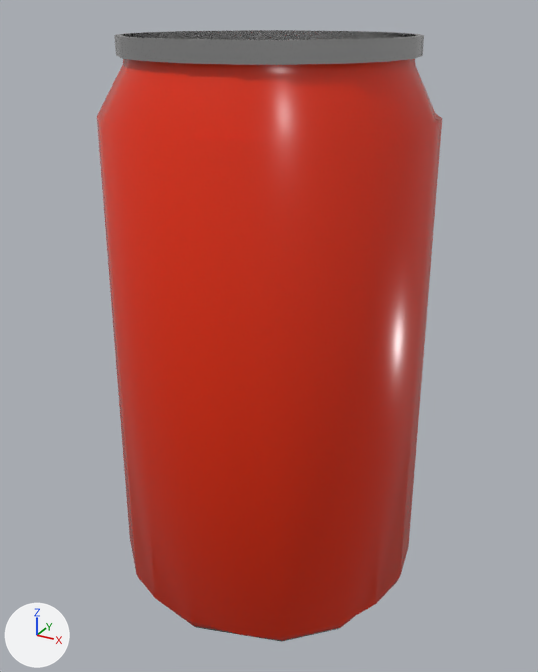
A saved change to the Blender file Assets/Models/Props/soder.blend.
Both versions are drawn from a 50 mm camera at (0.0953, -0.1748, 0.1658) aimed at (0.0002, -0.0019, 0.0793). Every picture has the same lights, and +X, +Y and +Z are marked at lower left. Objects named as collision shapes, trigger or cutter boxes, shadow casters or lower levels of detail are left out.

The first picture shows 'Can'.
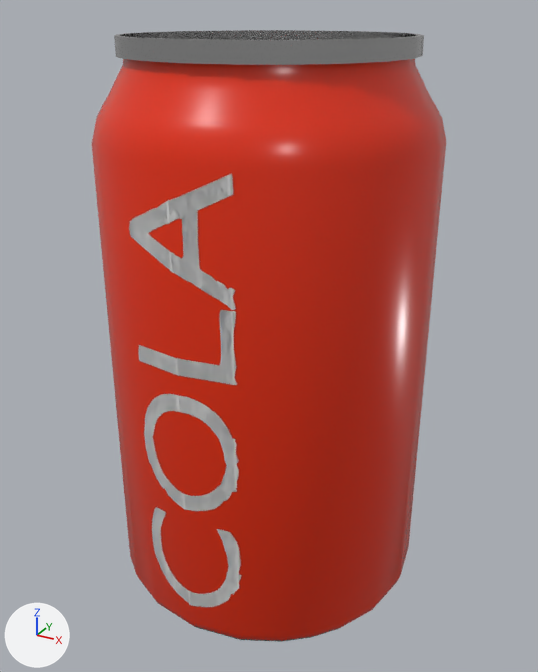
Diff of the bpy script that builds the scene:
```diff
--- a/Assets/Models/Props/soder.blend.py
+++ b/Assets/Models/Props/soder.blend.py
@@ me_text @@
+me_text.from_pydata(...)  # 12994 vertices, 12990 faces; spans x 0.05..2.69, y -0.01..0.69, z -0.07..0.0
@@ ob_can @@
 ob_can.scale = (0.689, 0.689, 0.689)
-_m = ob_can.modifiers.new('Decimate', 'DECIMATE')
-_m.decimate_type = 'DISSOLVE'
-_m.angle_limit = 0.281
@@ ob_label @@
+ob_label = bpy.data.objects.new('Label', me_text)
+ob_label.location = (0.0165, -0.0518, 0.0131)
+ob_label.rotation_euler = (1.571, -1.571, 0.0)  # degrees (90, -90, 0)
+ob_label.scale = (0.0456, 0.0456, 0.0456)
+_m = ob_label.modifiers.new('Shrinkwrap', 'SHRINKWRAP')
+_m.wrap_method = 'TARGET_PROJECT'
+_m.cull_face = 'BACK'
+_m.target = ob_can
+_m.offset = 0.0001
+_m = ob_label.modifiers.new('Decimate', 'DECIMATE')
+_m.ratio = 0.0892
+_m.iterations = 100
+_m.angle_limit = 0.347
+_m.use_collapse_triangulate = True
+_m.vertex_group_factor = 0.0
+_m.delimit = {'NORMAL'}
```

Location of each change, (x1, y1, x2, y2) in pixels of the pictures (538 x 672 px):
'Can', modifiers changed: before (97, 30, 442, 642); after (92, 30, 446, 642)
'Label', added: after (129, 173, 241, 607)
